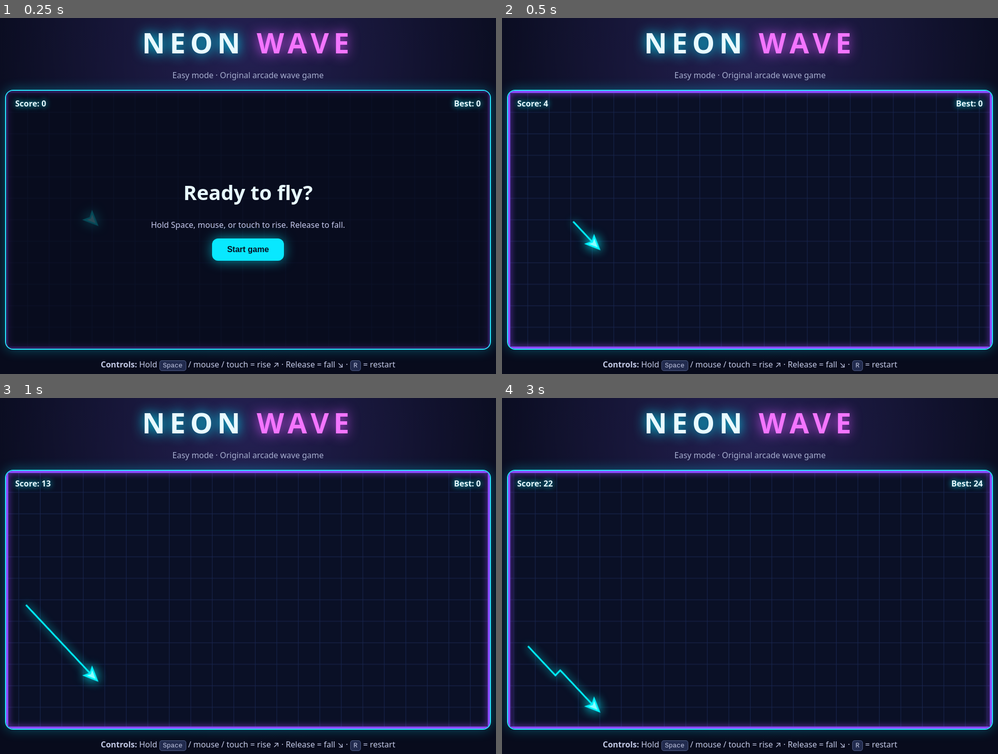
Above: before the commit, frames 1-4 (two rows, left to right).
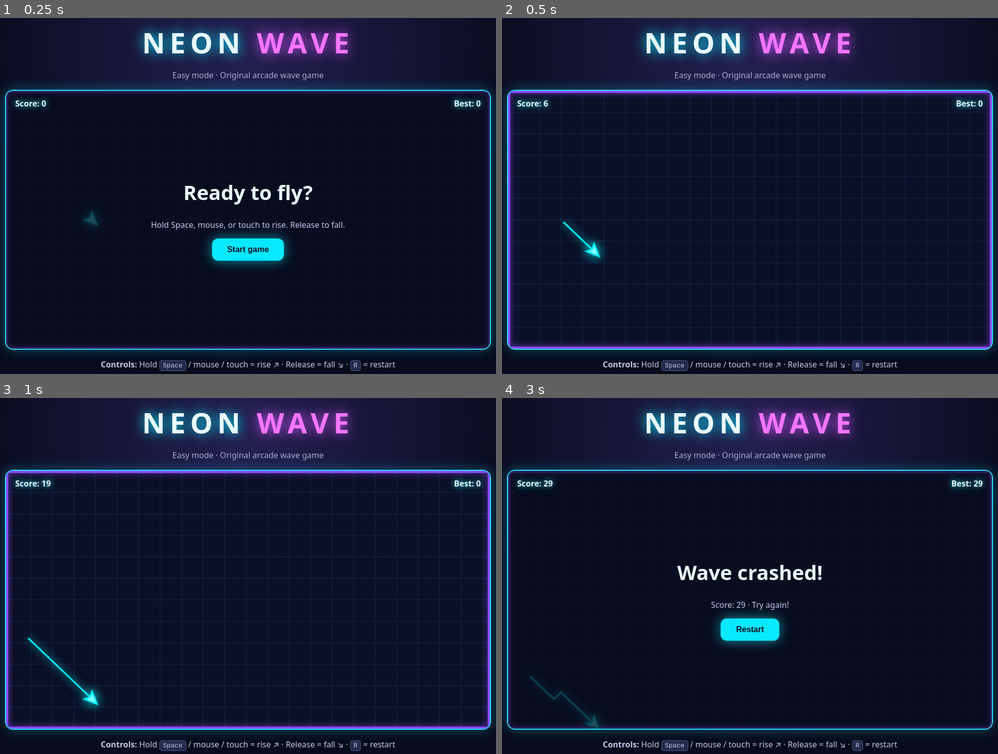
Above: after the commit, the same moments.

Repository: berdlebrabis/vidjagame
Game: browser game, page index.html
The game is run twice, just before and just after one commit, with the same random seed, the same clock (stepped at 60 frames per second) and the same inputs.
Inputs:
- Up to frame 1 (0.25 s): no input
- Up to frame 2 (0.5 s): click "Start game" at 0.27 s
- Up to frame 3 (1 s): no input
- Up to frame 4 (3 s): tap Space every 0.5 s from 1.1 to 2.6 s; click "Restart" at 1.77 s

Frame 1 is identical in both runs. In frame 2, 2.5% of the frame differs, in the area x 3-97%, y 21-93%; in frame 3, 3.4%; in frame 4, 9.0%, in the area x 1-99%, y 20-93%.

Commit message:
Increase Neon Wave speed and smooth the trail

Diff:
--- a/script.js
+++ b/script.js
@@ -2,7 +2,7 @@
 const canvas=document.getElementById("canvas"),ctx=canvas.getContext("2d");
 const overlay=document.getElementById("overlay"),message=document.getElementById("message"),hint=document.getElementById("hint"),startButton=document.getElementById("start");
 const scoreLabel=document.getElementById("score"),bestLabel=document.getElementById("best");
-const W=canvas.width,H=canvas.height,playerX=160,speed=3.1,verticalSpeed=3.2;
+const W=canvas.width,H=canvas.height,playerX=160,speed=4.4,verticalSpeed=4.2,trailLength=123;
 let state="ready",holding=false,y=H/2,trail=[],obstacles=[],distance=0,score=0,best=0,last=0,spawnDistance=0,frameId=0,spaceHeld=false,pointerId=null;
 try{best=Number(localStorage.getItem("neonWaveBest"))||0}catch(e){}
 bestLabel.textContent="Best: "+best;
@@ -13,7 +13,8 @@
 if(spawnDistance>=290){spawnDistance-=290;spawn()}
 for(const o of obstacles)o.x-=speed*step;
 obstacles=obstacles.filter(o=>o.x+o.width>-10);
-trail.push({x:playerX,y});if(trail.length>42)trail.shift();
+trail.push({distance,y});
+while(distance-trail[0].distance>trailLength)trail.shift();
 score=Math.floor(distance/10);scoreLabel.textContent="Score: "+score;
 if(y<12||y>H-12){finish();return}
 for(const o of obstacles){if(playerX+9>o.x&&playerX-9<o.x+o.width&&(y-9<o.top||y+9>o.bottom)){finish();return}}
@@ -26,7 +27,7 @@
 for(const o of obstacles){ctx.fillStyle="#492277";ctx.strokeStyle="#f46dff";ctx.lineWidth=3;ctx.shadowColor="#e352ff";ctx.shadowBlur=16;
 ctx.fillRect(o.x,0,o.width,o.top);ctx.strokeRect(o.x,0,o.width,o.top);
 ctx.fillRect(o.x,o.bottom,o.width,H-o.bottom);ctx.strokeRect(o.x,o.bottom,o.width,H-o.bottom);ctx.shadowBlur=0}
-if(trail.length>1){ctx.beginPath();trail.forEach((p,i)=>i?ctx.lineTo(p.x-(trail.length-1-i)*3,p.y):ctx.moveTo(p.x-(trail.length-1-i)*3,p.y));ctx.strokeStyle="#00f5ff";ctx.lineWidth=3;ctx.shadowColor="#00f5ff";ctx.shadowBlur=16;ctx.stroke();ctx.shadowBlur=0}
+if(trail.length>1){ctx.beginPath();trail.forEach((p,i)=>i?ctx.lineTo(playerX-(distance-p.distance),p.y):ctx.moveTo(playerX-(distance-p.distance),p.y));ctx.strokeStyle="#00f5ff";ctx.lineWidth=3;ctx.shadowColor="#00f5ff";ctx.shadowBlur=16;ctx.stroke();ctx.shadowBlur=0}
 ctx.save();ctx.translate(playerX,y);ctx.rotate(holding?-Math.PI/4:Math.PI/4);ctx.fillStyle="#b8ffff";ctx.strokeStyle="# …(211 unchanged characters)…
 function frame(now){if(state!=="playing")return;const dt=now-last;last=now;update(dt);draw();if(state==="playing")frameId=requestAnimationFrame(frame)}
 function updateInput(){holding=spaceHeld||pointerId!==null}
